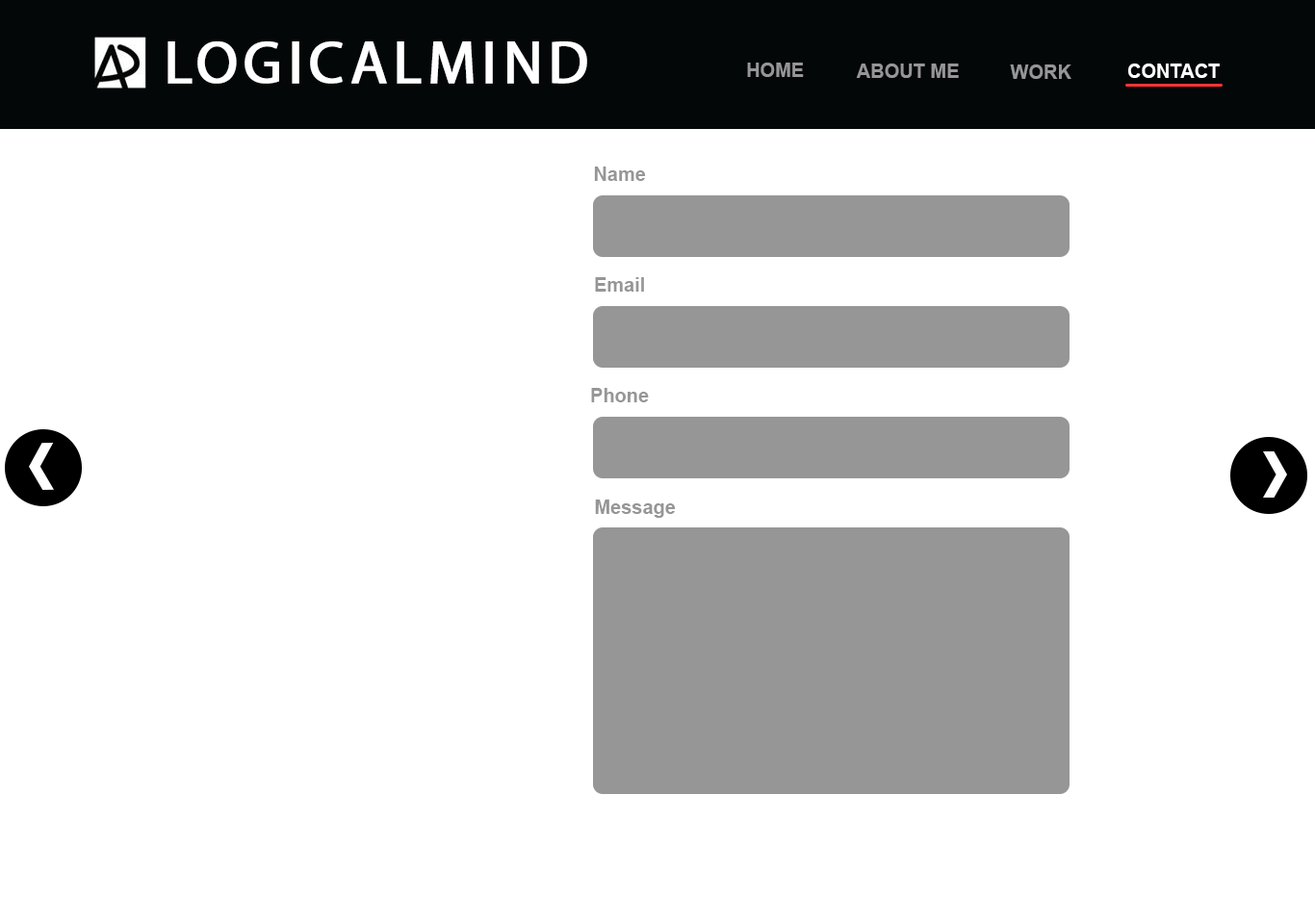
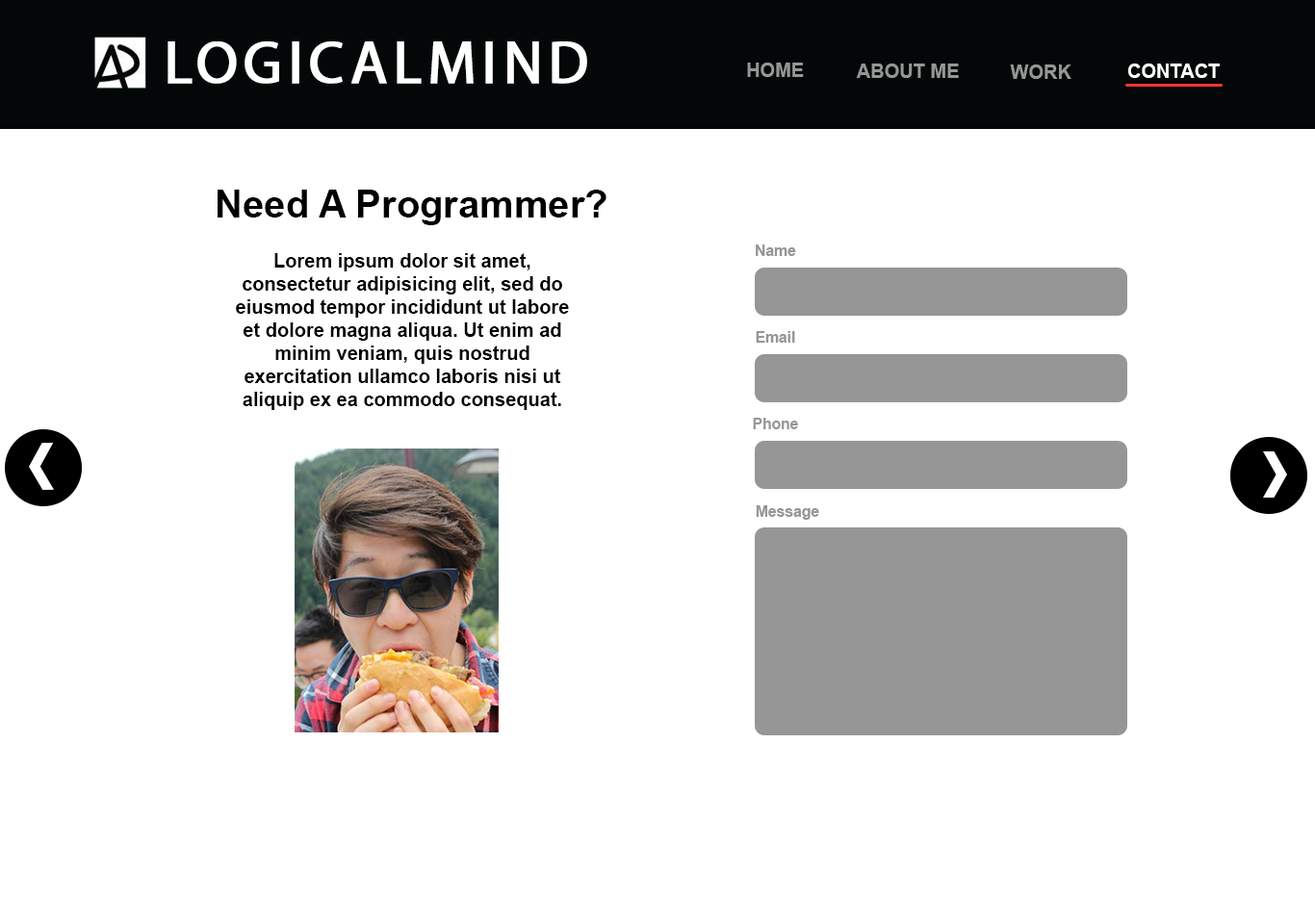
The second w=1315, h=897 image is a revision of the first. Changes to its layers:
added group "NeedProgrammer?" with 3 layers above "Form" over [217, 189, 607, 733]
added layer "face" in group "NeedProgrammer?" over [294, 448, 499, 733]
added layer "Lorem ipsum dolor sit amet, consectetur adipisicing elit, sed d" in group "NeedProgrammer?" over [235, 253, 569, 411]
added layer "Need A Programmer?" in group "NeedProgrammer?" over [217, 189, 607, 226]
painted on "Email" over [594, 499, 820, 520]
painted on "NameField" (1st of 4, in "Form" › "EmailRow") over [592, 527, 1128, 795]
painted on "Phone" over [590, 387, 798, 430]
painted on "NameField" (2nd of 4, in "Form" › "PhoneRow") over [592, 416, 1128, 489]
painted on "Email t" over [594, 277, 796, 343]
painted on "NameField" (3rd of 4, in "Form" › "EmailRow") over [592, 306, 1128, 403]
painted on "Name" over [593, 166, 797, 257]
painted on "NameField" (4th of 4, in "Form" › "NameRow") over [592, 195, 1128, 316]
